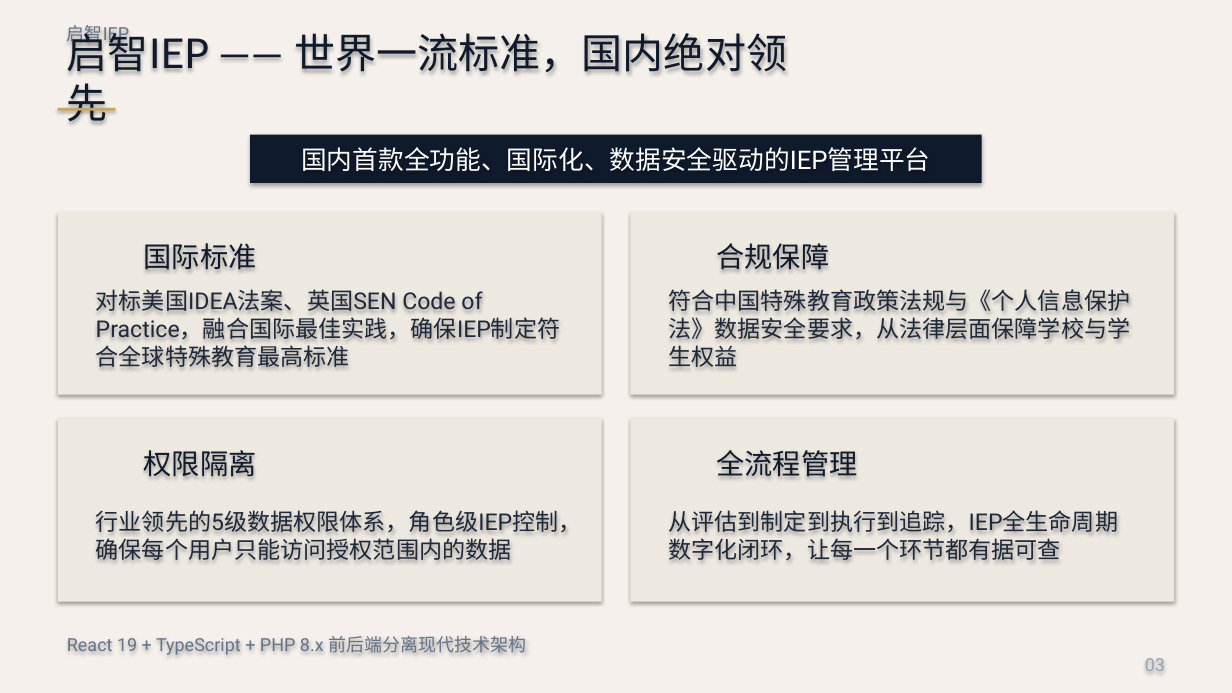
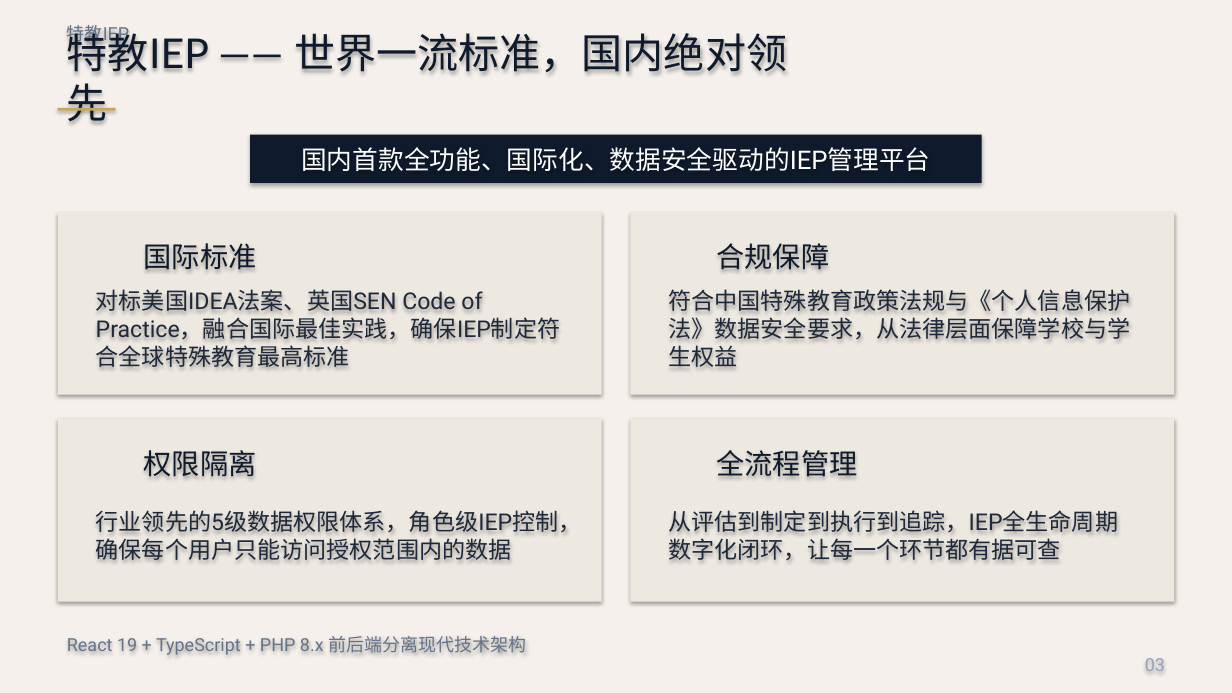
Before and after one commit to dg13788/iep-system, a slide deck: slide 3 of ppt/iep_demo_v2.pptx. Drawn at 1232x693 pixels with LibreOffice and Linux fonts; fonts in the diff are those of the drawing. Boxes give left, top, right and bottom in pixels: in the first picture for what was removed or moved away, otherwise in the second. Text is boxed around its words. In the diff, an @@ line names an element or a change of style, - is before the commit and + after.

Commit message:
chore: unify author identity as 特教IEP

```diff
--- a/ppt/iep_demo_v2.pptx
+++ b/ppt/iep_demo_v2.pptx
@@ text at [67, 26, 787, 122]: text changed @@
-启智IEP —— 世界一流标准，国内绝对领先
+特教IEP —— 世界一流标准，国内绝对领先
@@ text at [67, 22, 129, 46]: text changed @@
-启智IEP
+特教IEP
```
Also in this commit, not shown: 15 other slides changed, 12 other files.
